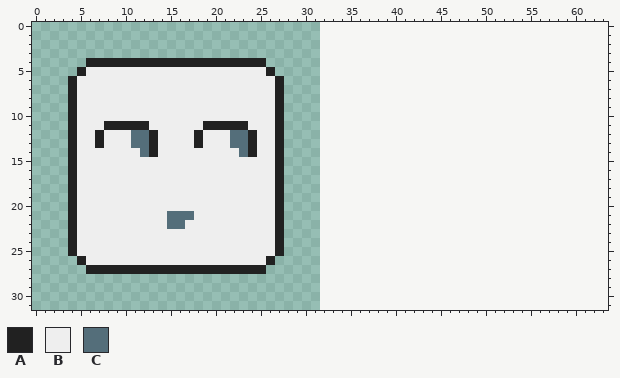
File history of a pixel-art file, player.aseprite. Above: the version before the commit.
32x32 pixels, 1 frame. The old version is drawn lined up with the new one, on the new canvas.
Visible layers, top first: "Face", "Body".
Palette (. is transparent): A #212121  B #eeeeee  C #546e7a
Pixels before, first column x 4:
 4 ..AAAAAAAAAAAAAAAAAAAA..
 5 .ABBBBBBBBBBBBBBBBBBBBA.
 6 ABBBBBBBBBBBBBBBBBBBBBBA
 7 ABBBBBBBBBBBBBBBBBBBBBBA
 8 ABBBBBBBBBBBBBBBBBBBBBBA
 9 ABBBBBBBBBBBBBBBBBBBBBBA
10 ABBBBBBBBBBBBBBBBBBBBBBA
11 ABBBAAAAABBBBBBAAAAABBBA
12 ABBABBBCCABBBBABBBCCABBA
13 ABBABBBCCABBBBABBBCCABBA
14 ABBBBBBBCABBBBBBBBBCABBA
15 ABBBBBBBBBBBBBBBBBBBBBBA
16 ABBBBBBBBBBBBBBBBBBBBBBA
17 ABBBBBBBBBBBBBBBBBBBBBBA
18 ABBBBBBBBBBBBBBBBBBBBBBA
19 ABBBBBBBBBBBBBBBBBBBBBBA
20 ABBBBBBBBBBBBBBBBBBBBBBA
21 ABBBBBBBBBBCCCBBBBBBBBBA
22 ABBBBBBBBBBCCBBBBBBBBBBA
23 ABBBBBBBBBBBBBBBBBBBBBBA
24 ABBBBBBBBBBBBBBBBBBBBBBA
25 ABBBBBBBBBBBBBBBBBBBBBBA
26 .ABBBBBBBBBBBBBBBBBBBBA.
27 ..AAAAAAAAAAAAAAAAAAAA..
Once edited:
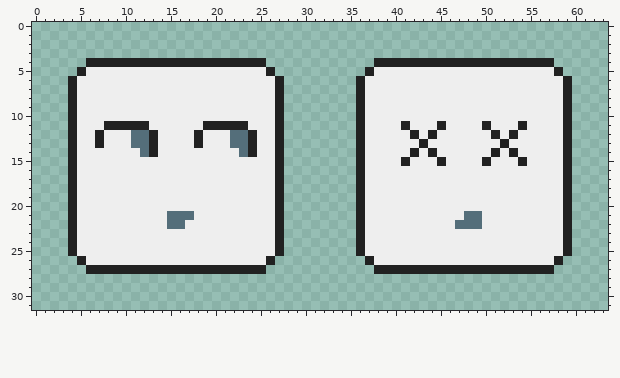
Diff:
canvas 32x32 -> 64x32
Colour A now appears in row 4 at x 38 to 57; in row 5 at x 37 and 58; in rows 6 to 10 at x 36 and 59; in row 11 at x 36, 41, 45, 50, 54 and 59; in row 12 at x 36, 42, 44, 51, 53 and 59; in row 13 at x 36, 43, 52 and 59.
Colour A now appears in row 14 at x 36, 42, 44, 51, 53 and 59; in row 15 at x 36, 41, 45, 50, 54 and 59; in rows 16 to 25 at x 36 and 59; in row 26 at x 37 and 58; in row 27 at x 38 to 57.
Colour B now appears in row 5 at x 38 to 57; in rows 6 to 10 at x 37 to 58; in row 11 at x 37 to 40, 42 to 44, 46 to 49, 51 to 53 and 55 to 58; in row 12 at x 37 to 41, 43, 45 to 50, 52 and 54 to 58; in row 13 at x 37 to 42, 44 to 51 and 53 to 58; in row 14 at x 37 to 41, 43, 45 to 50, 52 and 54 to 58.
Colour B now appears in row 15 at x 37 to 40, 42 to 44, 46 to 49, 51 to 53 and 55 to 58; in rows 16 to 20 at x 37 to 58; in row 21 at x 37 to 47 and 50 to 58; in row 22 at x 37 to 46 and 50 to 58; in rows 23 to 25 at x 37 to 58; in row 26 at x 38 to 57.
Colour C now appears in row 21 at x 48 to 49; in row 22 at x 47 to 49.
